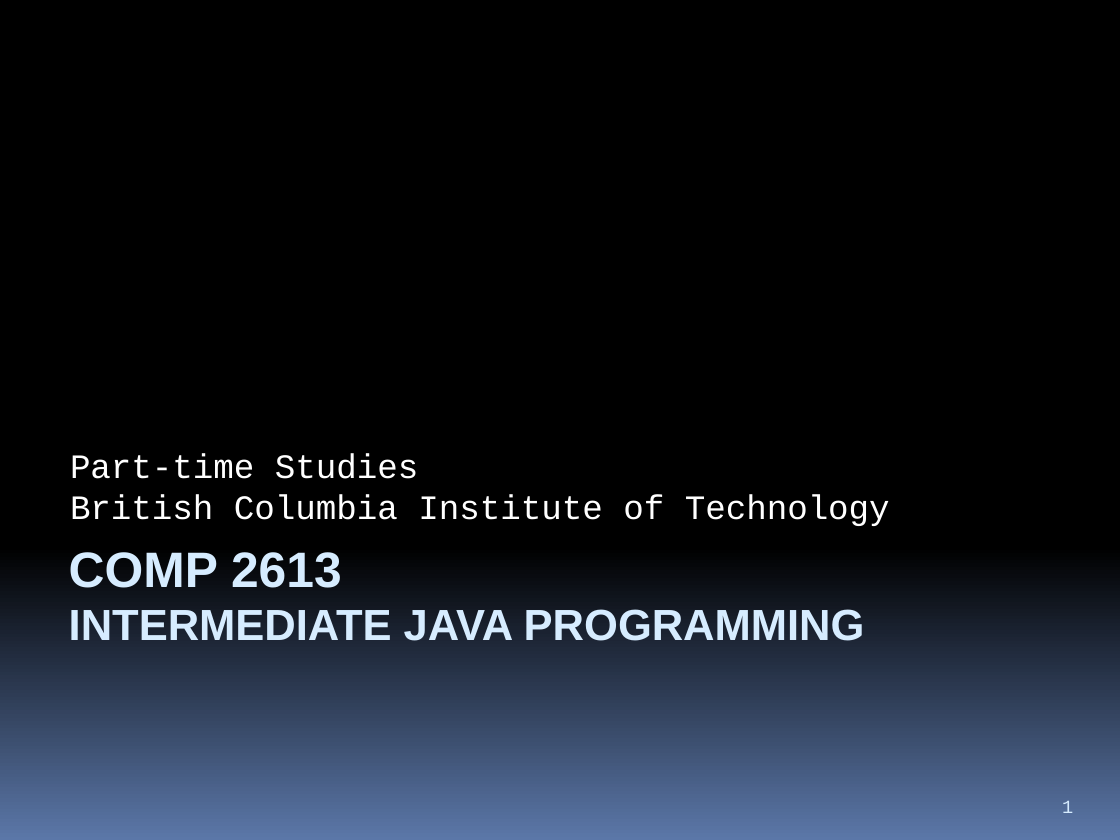
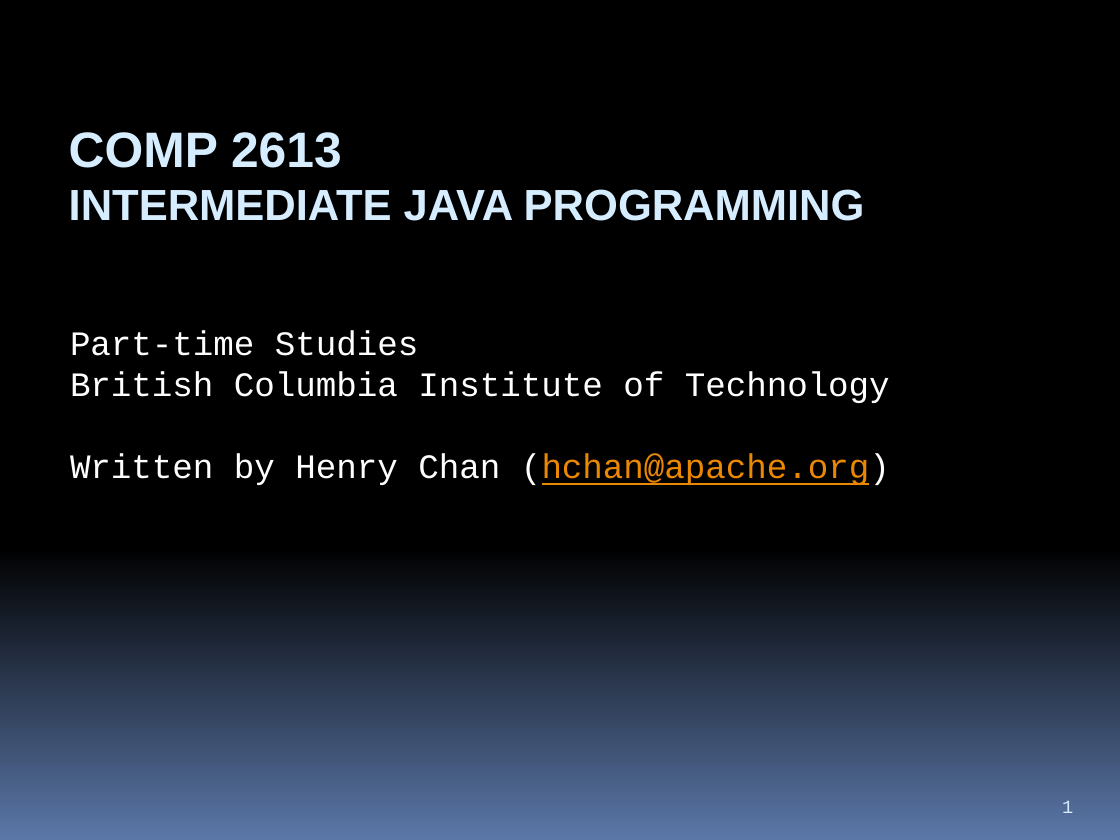
Before and after one commit to hchan/comp2613, a slide deck: slide 1 of coursePresentation.pptx. Drawn at 1120x840 pixels with LibreOffice and Linux fonts; fonts in the diff are those of the drawing. Boxes give left, top, right and bottom in pixels: in the first picture for what was removed or moved away, otherwise in the second. Text is boxed around its words. In the diff, an @@ line names an element or a change of style, - is before the commit and + after.

```diff
--- a/coursePresentation.pptx
+++ b/coursePresentation.pptx
@@ title "COMP 2613 INTERMEDIATE JAVA PROGRAMMING" moved from (x1=69, y1=552, x2=865, y2=641) to (x1=69, y1=132, x2=865, y2=221) @@
@@ subtitle at (x1=70, y1=453, x2=890, y2=485): paragraph added @@
+Written by Henry Chan (hchan@apache.org)
```
Also in this commit, not shown: 2 other slides changed, 1 slide added, 1 slide removed, 3 other files.
